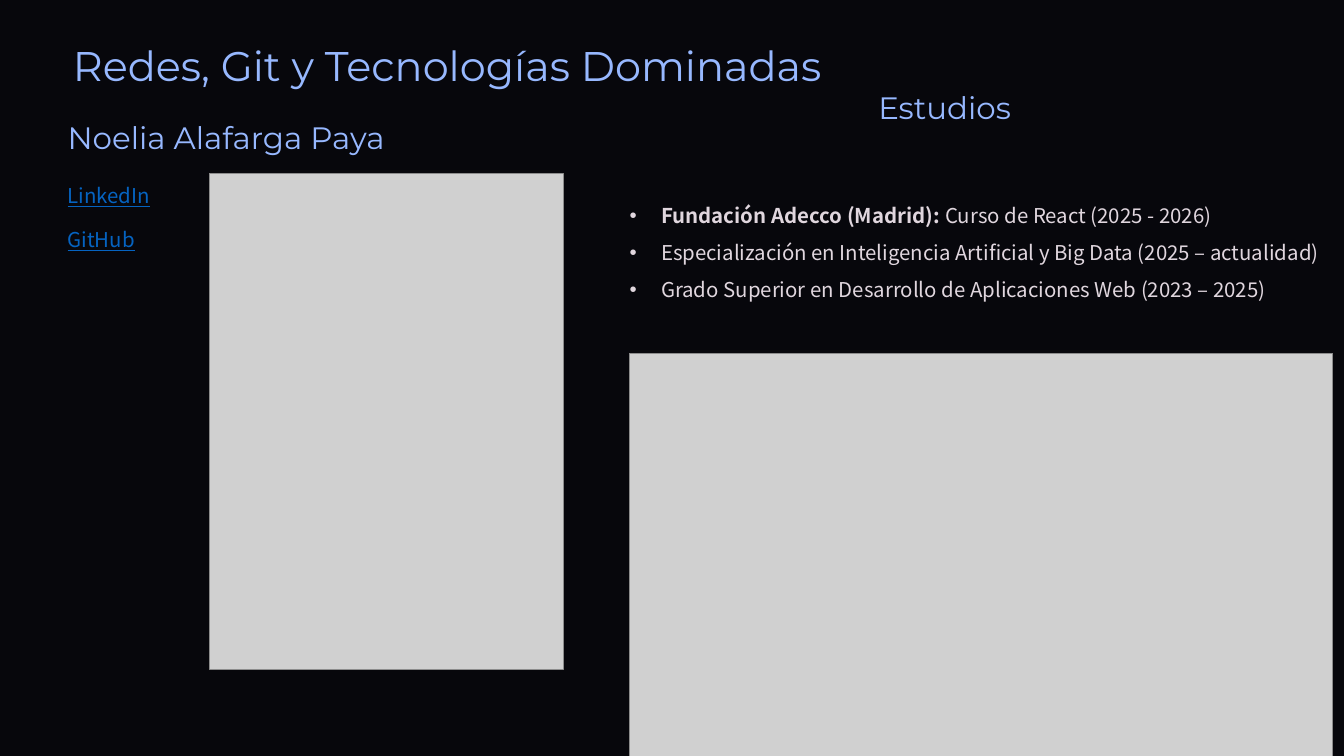
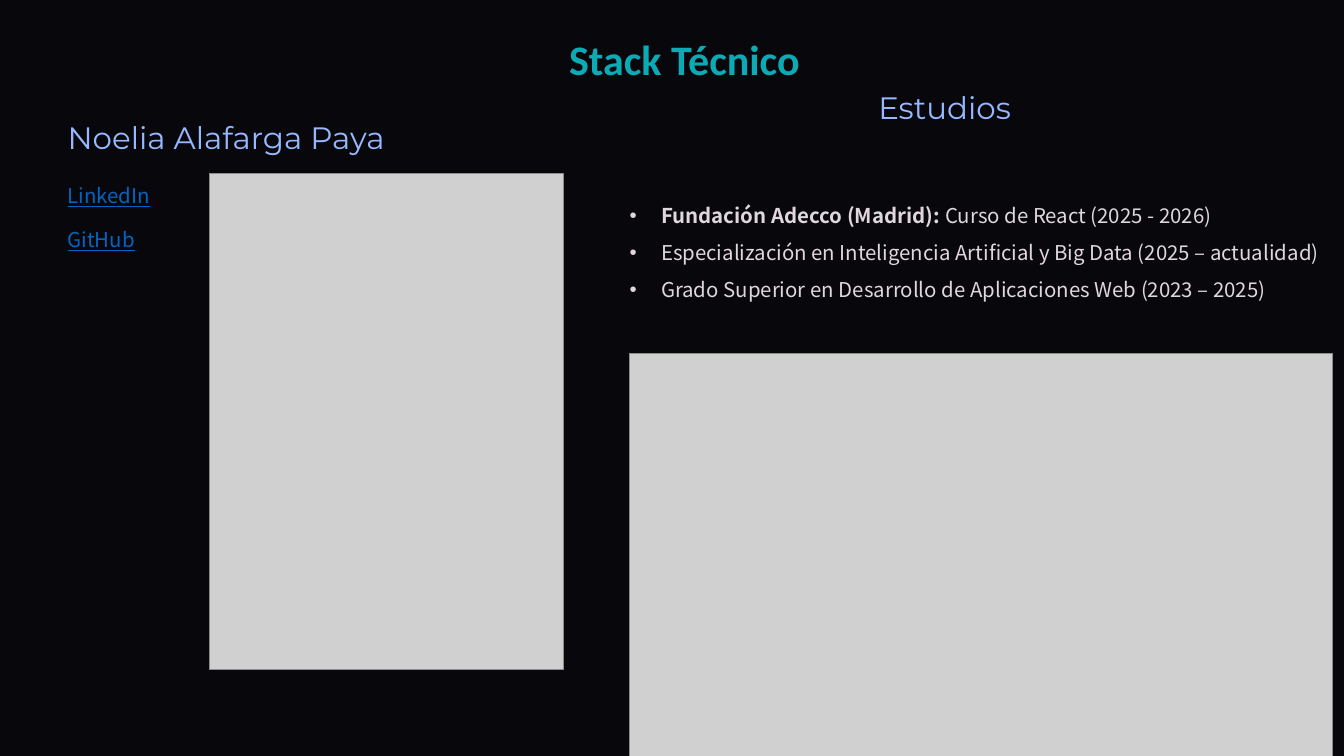
Before and after one commit to DavidCorredorMiguel/proyectogrupo2, a slide deck: slide 6 of Tech-and-Learn-Innovacion-y-Aprendizaje-en-E-commerce (1).pptx. Drawn at 1344x756 pixels with LibreOffice and Linux fonts; fonts in the diff are those of the drawing; grey boxes stand for pictures; background and template pictures are left out. Boxes give left, top, right and bottom in pixels: in the first picture for what was removed or moved away, otherwise in the second. Text is boxed around its words. In the diff, an @@ line names an element or a change of style, - is before the commit and + after.

```diff
--- a/Tech-and-Learn-Innovacion-y-Aprendizaje-en-E-commerce (1).pptx
+++ b/Tech-and-Learn-Innovacion-y-Aprendizaje-en-E-commerce (1).pptx
@@ text removed at (73, 50, 821, 90) @@
-Redes, Git y Tecnologías Dominadas
@@ text added at (569, 45, 800, 76), 36 pt, text #0BABB6, bold @@
+Stack Técnico
```
Also in this commit, not shown: 9 other slides changed, 1 slide added.
